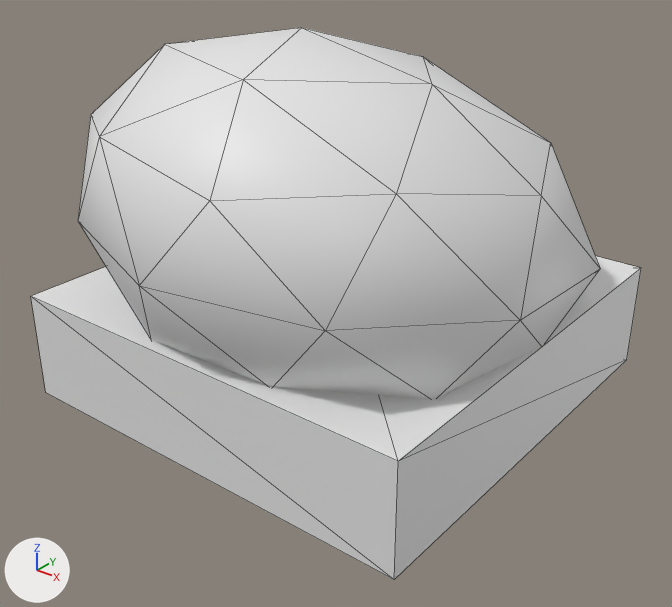
The OBJ model MWDF Project/MasterworkDwarfFortress/Utilities/Armok Vision/Armok Vision_Data/StreamingAssets/TileMeshes/BOULDER.obj: old version first, new version second.
One viewpoint serves both versions: a camera (50 mm lens) standing at (2.41, -3.08, 2.28) and looking at (0.11, -0.21, 0.5). Lighting does not change. The marker at lower left points along +X, +Y and +Z. Mesh edges are drawn as thin lines. Where no turn or scale is listed for an object, it has been applied to the vertices.

The first picture shows 'BOULDER'.
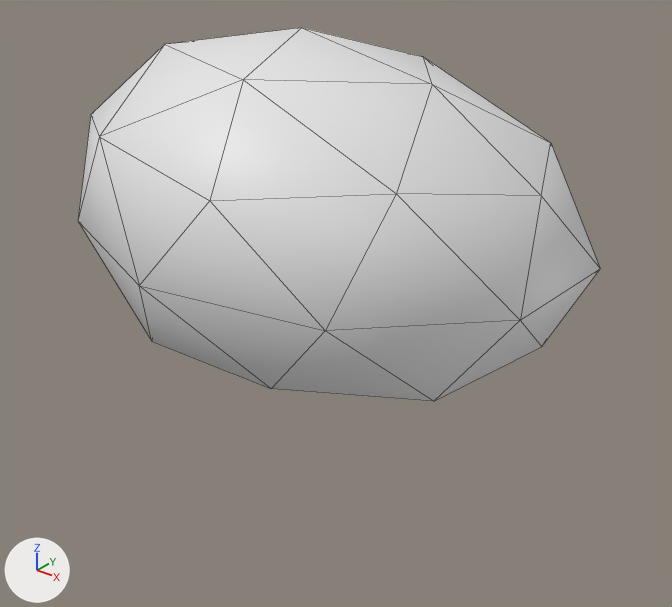
Pixel boxes (x1, y1, x2, y2) of what changed, in the pictures (672 x 607 px):
'BOULDER', reshaped (14% narrower, 32% shorter): before (31, 28, 641, 579); after (78, 28, 600, 401)
part 1 of me_boulder, deleted: before (31, 256, 641, 579)

The change, as a diff of the scene's bpy script:
```diff
--- a/MWDF Project/MasterworkDwarfFortress/Utilities/Armok Vision/Armok Vision_Data/StreamingAssets/TileMeshes/BOULDER.obj.py
+++ b/MWDF Project/MasterworkDwarfFortress/Utilities/Armok Vision/Armok Vision_Data/StreamingAssets/TileMeshes/BOULDER.obj.py
@@ me_boulder @@
 me_boulder.from_pydata(...)  # 43 vertices, 69 faces; spans x -1.13..1.1, y -1.2..1.0, z 0.0..1.65
 # used by ob_boulder; location = (0.0, 0.0, 0.0)
+# me_boulder part 1: the loose piece of 8 vertices spanning x -1.0..1.0, y -1.0..1.0, z 0.0..0.5 is deleted
```
